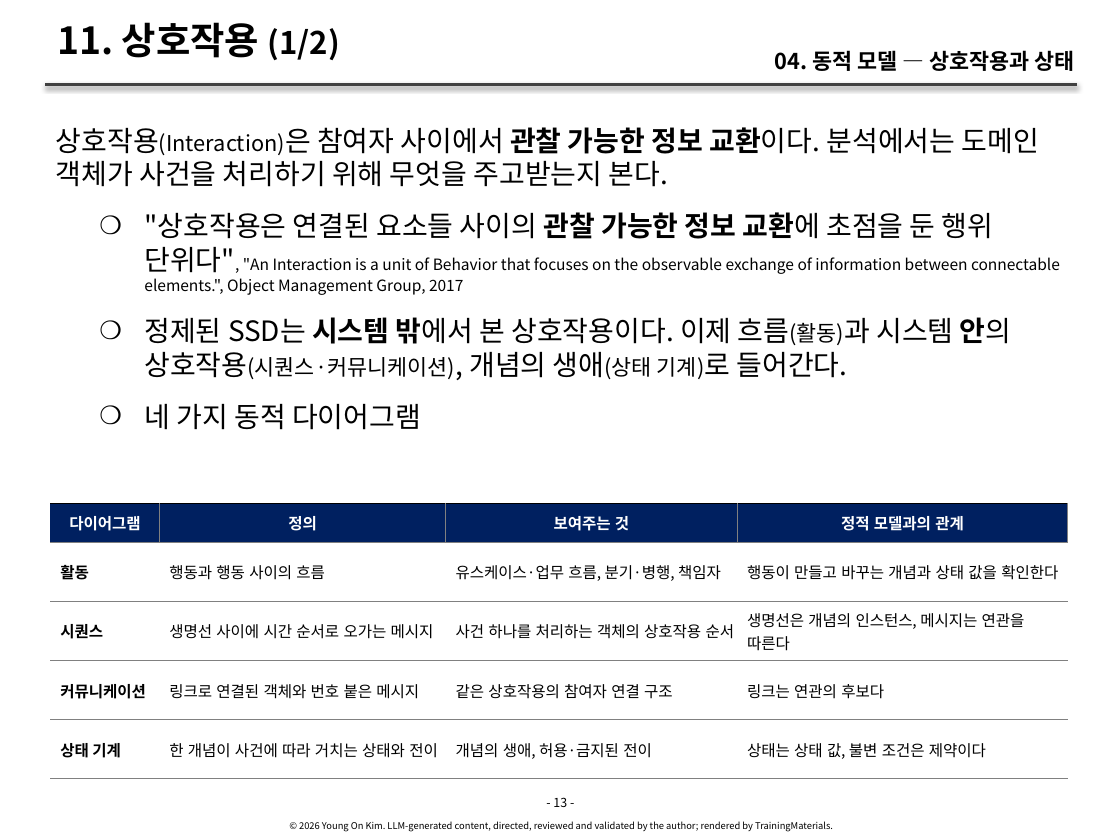
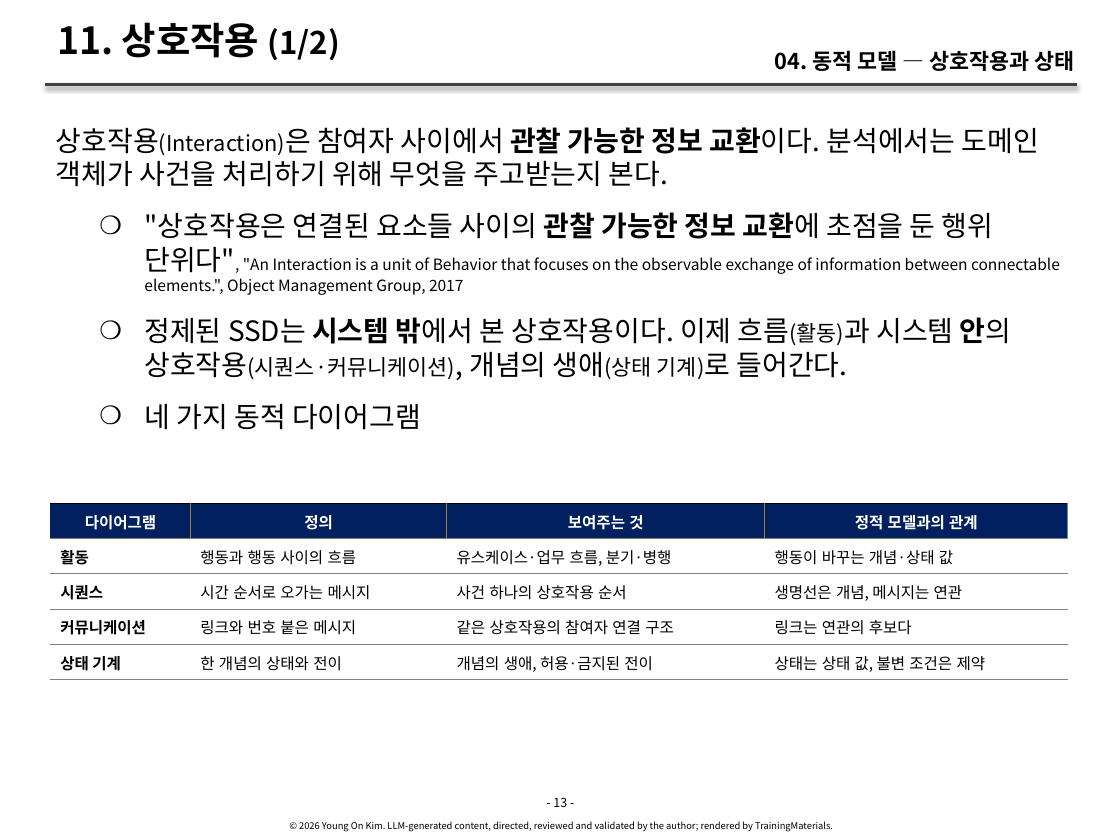
Before and after one commit to YoungSan77/TrainingMaterials, a slide deck: slide 13 of courses/ooad/sessions/s04.pptx. Drawn at 1120x840 pixels with LibreOffice and Linux fonts; fonts in the diff are those of the drawing. Boxes give left, top, right and bottom in pixels: in the first picture for what was removed or moved away, otherwise in the second. Text is boxed around its words. In the diff, an @@ line names an element or a change of style, - is before the commit and + after.

```diff
--- a/courses/ooad/sessions/s04.pptx
+++ b/courses/ooad/sessions/s04.pptx
@@ table at (50, 503, 1068, 840) @@
-row 2, column 3: 유스케이스·업무 흐름, 분기·병행, 책임자
+row 2, column 3: 유스케이스·업무 흐름, 분기·병행
-row 2, column 4: 행동이 만들고 바꾸는 개념과 상태 값을 확인한다
+row 2, column 4: 행동이 바꾸는 개념·상태 값
-row 3: 시퀀스 | 생명선 사이에 시간 순서로 오가는 메시지 | 사건 하나를 처리하는 객체의 상호작용 순서 | 생명선은 개념의 인스턴스, 메시지는 연관을 따른다
+row 3: 시퀀스 | 시간 순서로 오가는 메시지 | 사건 하나의 상호작용 순서 | 생명선은 개념, 메시지는 연관
-row 4, column 2: 링크로 연결된 객체와 번호 붙은 메시지
+row 4, column 2: 링크와 번호 붙은 메시지
-row 5, column 2: 한 개념이 사건에 따라 거치는 상태와 전이
+row 5, column 2: 한 개념의 상태와 전이
-row 5, column 4: 상태는 상태 값, 불변 조건은 제약이다
+row 5, column 4: 상태는 상태 값, 불변 조건은 제약
```
Also in this commit, not shown: 52 other slides changed, 6 slides added, 2 slides removed, 44 other files.
